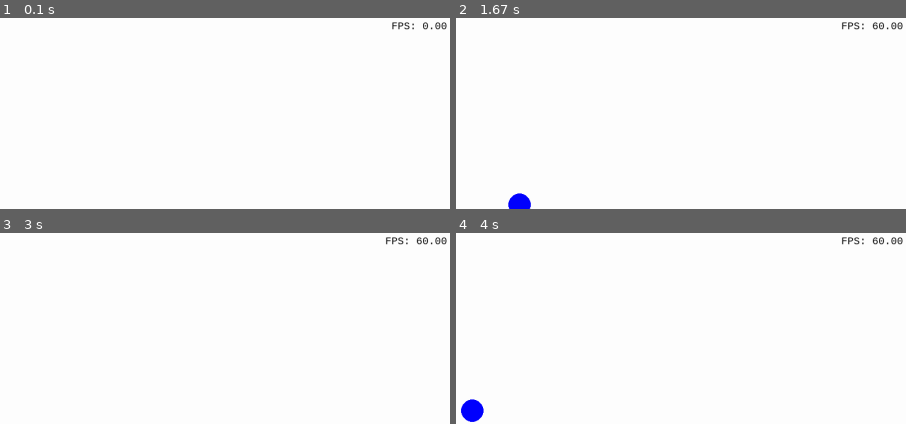
Above: before the commit, frames 1-4 (two rows, left to right).
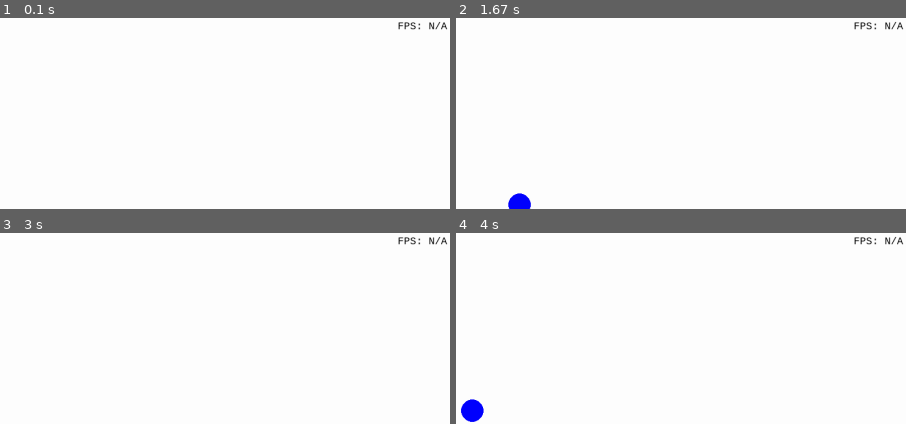
Above: after the commit, the same moments.

Repository: MarcellPerger1/game_with_pygame
Game: pygame game, started from main.py
Two runs of this game, one before a commit and one after it. Both use one fixed random seed, a clock stepped at 60 frames per second and the inputs below.
Inputs:
- Up to frame 1 (0.1 s): no input
- Up to frame 2 (1.67 s): hold P 0.33-0.8 s; hold Right 0.33-0.8 s; hold Right 0.83-1.3 s; hold Up 1.33-1.63 s
- Up to frame 3 (3 s): hold Right 1.67-2.13 s; hold Left 2.17-2.7 s; hold Down from 2.73 s (still down)
- Up to frame 4 (4 s): release Down at 3.03 s; hold Left 3.07-3.47 s; hold Up 3.5-3.87 s; hold Right from 3.9 s (still down)
The pictures show only the part of the screen within x 50-100%, y 0-50%; the shares and areas given below are measured in that part.

The runs differ from the first frame. In frame 1, 0.3% of the frame differs, in the area x 87-100%, y 2-7%; in frame 2, 0.4%, in the area x 85-100%, y 2-7%; in frame 3, 0.4%; in frame 4, 0.4%.

Commit message:
refactor: Add `root_group`, `player` onto `UsesGame`

Diff:
--- a/main.py
+++ b/main.py
@@ -61,9 +61,16 @@
         return self.game.curr_tick
 
     @property
-    def draw_group(self):
+    def display_group(self):
         return self.game.display_group
-    # todo update_group
+
+    @property
+    def root_group(self):
+        return self.game.root_group
+
+    @property
+    def player(self):
+        return self.game.player
 
     @property
     def fonts(self):
@@ -126,9 +133,9 @@
     def get_extra_groups(self):
         extra = []
         if self.in_root:
-            extra.append(self.game.root_group)
+            extra.append(self.root_group)
         if self.in_display:
-            extra.append(self.game.display_group)
+            extra.append(self.display_group)
         return tuple(extra)
 
     def draw_sprite(self):
@@ -201,14 +208,12 @@
         if self.enemy_spawn_interval < MIN_SPAWN_INTERVAL:
             self.enemy_spawn_interval = MIN_SPAWN_INTERVAL
 
-    # might use interval to determine health, etc.
-    # noinspection PyMethodMayBeStatic
     def spawn_enemy(self):
         angle = random.uniform(0, 360)
         distance = random.uniform(250, 500)
         at = Vec2()
         at.from_polar((distance, angle))
-        at += Vec2(self.game.player.pos)
+        at += Vec2(self.player.pos)
         Enemy(self, at)
 
 
@@ -368,10 +373,7 @@
     def do_tick(self):
         if self.player.is_dead:
             return
-        self.display_group.update()
-        if not SHOW_BULLETS:
-            # not in display_group so need to send update in own group
-            self.bullets.update()
+        self.root_group.update()
         self.on_post_tick()
 
     def on_post_tick(self):
@@ -477,7 +479,7 @@
         """This method is called when this has been collected (after being kill-ed)"""
 
     def update(self, *args: Any, **kwargs: Any) -> None:
-        if pg.sprite.collide_rect(self, self.game.player):
+        if pg.sprite.collide_rect(self, self.player):
             self.kill()
             self.on_collect()
 
@@ -487,7 +489,7 @@
         pg.draw.rect(self.surf, 'darkolivegreen3', self.surf.get_rect())
 
     def on_collect(self):
-        self.game.player.turrets += 1
+        self.player.turrets += 1
         self.game.turrets_text.update()
 
 
@@ -637,13 +639,13 @@
         self.game.on_kill_enemy(self, bullet)
 
     def on_collide_player(self):
-        self.game.player.is_dead = True
-        GameOver(self, f'Game Over\nScore: {self.game.player.enemies_killed}')
+        self.player.is_dead = True
+        GameOver(self, f'Game Over\nScore: {self.player.enemies_killed}')
         print('You died')
 
     def update(self, *args: Any, **kwargs: Any) -> None:
         """This update function handles killing player on contact"""
-        if pg.sprite.collide_rect(self, self.game.player):
+        if pg.sprite.collide_rect(self, self.player):
             self.on_collide_player()
 
 
@@ -660,7 +662,7 @@
     def update(self, *args: Any, **kwargs: Any) -> None:
         super().update(*args, **kwargs)
         if not self.immobile:
-            self.pos = self.pos.move_towards(self.game.player.pos, ENEMY_SPEED)
+            self.pos = self.pos.move_towards(self.player.pos, ENEMY_SPEED)
             self.rect.center = self.pos
 
 
@@ -676,7 +678,7 @@
 class GameOver(GamePgSprite):
     def __init__(self, game: HasGame, text: str):
         self.set_game(game)
-        super().__init__(None, self.draw_group)
+        super().__init__(None, self.display_group)
         self.text = text
         self.pos = self.screen.get_rect().center
         self.surf = self.image = render_text(
@@ -692,7 +694,7 @@
 
     def __init__(self, game: HasGame, text: str = None):
         self.set_game(game)
-        super().__init__(None, self.draw_group)
+        super().__init__(None, self.display_group)
         self.topleft = Vec2(5, 5)
         if text is None:
             text = 'Turrets: 0'
@@ -708,7 +710,7 @@
     def update(self): ...
 
     def update(self, *args: Any, **kwargs: Any) -> None:
-        self.set_text(f'Turrets: {self.game.player.turrets}')
+        self.set_text(f'Turrets: {self.player.turrets}')
 
 
 class FpsText(GamePgSprite):
@@ -719,7 +721,7 @@
 
     def __init__(self, game: HasGame, text: str):
         self.set_game(game)
-        super().__init__(None, self.draw_group)
+        super().__init__(None, self.display_group)
         self.topright = Vec2(self.screen.get_width() - 5, 5)
         self.set_text(text)
 
